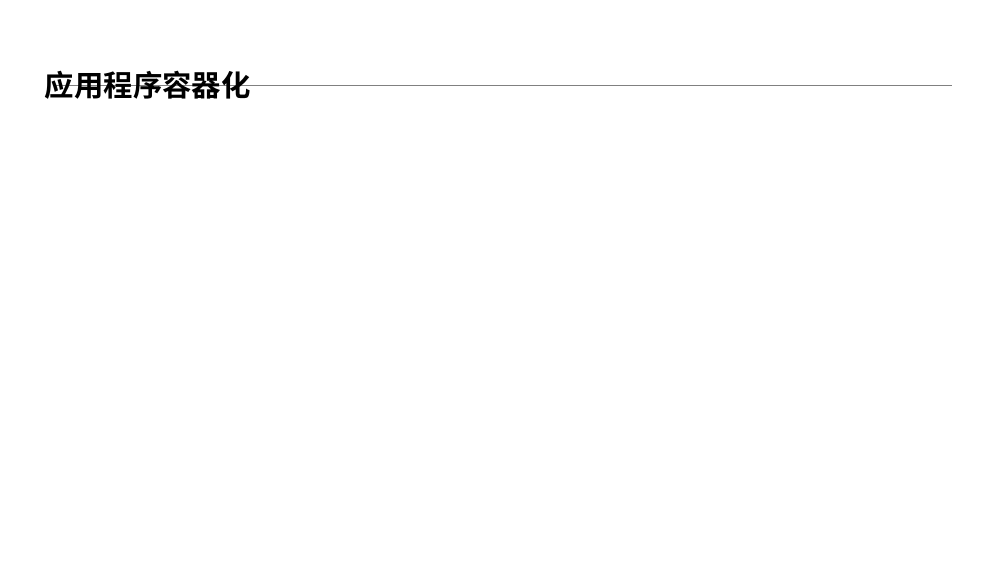
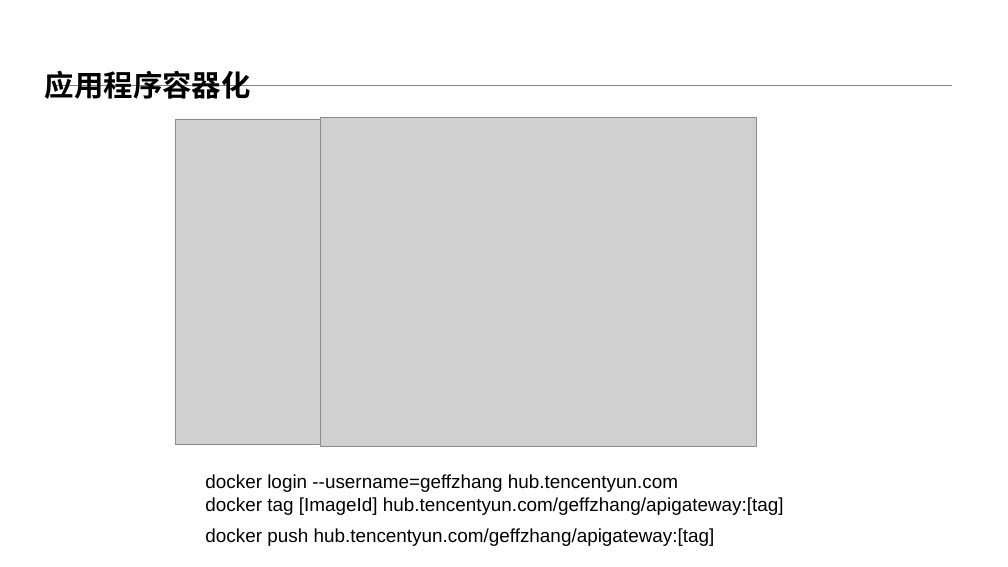
Before and after one commit to geffzhang/DockerStarted, a slide deck: slide 29 of 基于K8s开发.NET Core 云原生应用.pptx (slide 28 before the commit). Drawn at 1008x567 pixels with LibreOffice and Linux fonts; fonts in the diff are those of the drawing; grey boxes stand for pictures. Boxes give left, top, right and bottom in pixels: in the first picture for what was removed or moved away, otherwise in the second. Text is boxed around its words. In the diff, an @@ line names an element or a change of style, - is before the commit and + after.

```diff
--- a/基于K8s开发.NET Core 云原生应用.pptx
+++ b/基于K8s开发.NET Core 云原生应用.pptx
@@ picture added at [175, 119, 612, 445] @@
@@ picture added at [320, 117, 756, 446] @@
@@ text added at [205, 474, 678, 492], 18 pt, text #000000 @@
+docker login --username=geffzhang hub.tencentyun.com
@@ text added at [205, 497, 784, 515], 18 pt, text #000000 @@
+docker tag [ImageId] hub.tencentyun.com/geffzhang/apigateway:[tag]
@@ text added at [205, 528, 715, 546], 18 pt, text #000000 @@
+docker push hub.tencentyun.com/geffzhang/apigateway:[tag]
```
Also in this commit, not shown: 1 other slide changed, 2 slides added, 2 slides removed.
